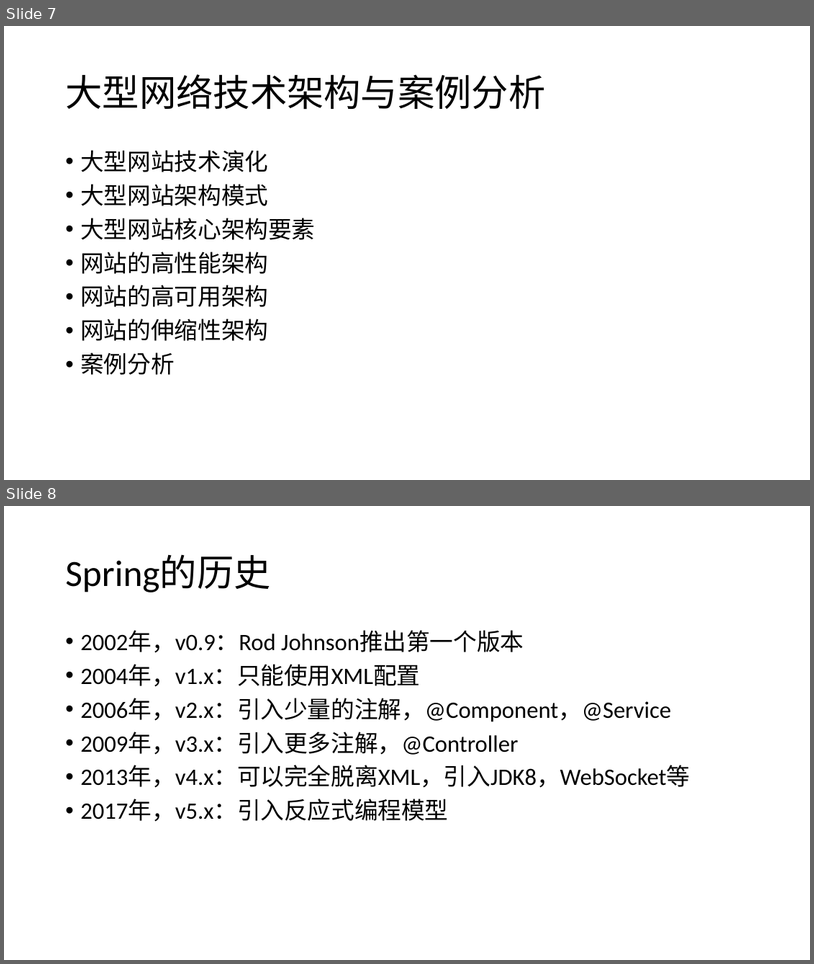
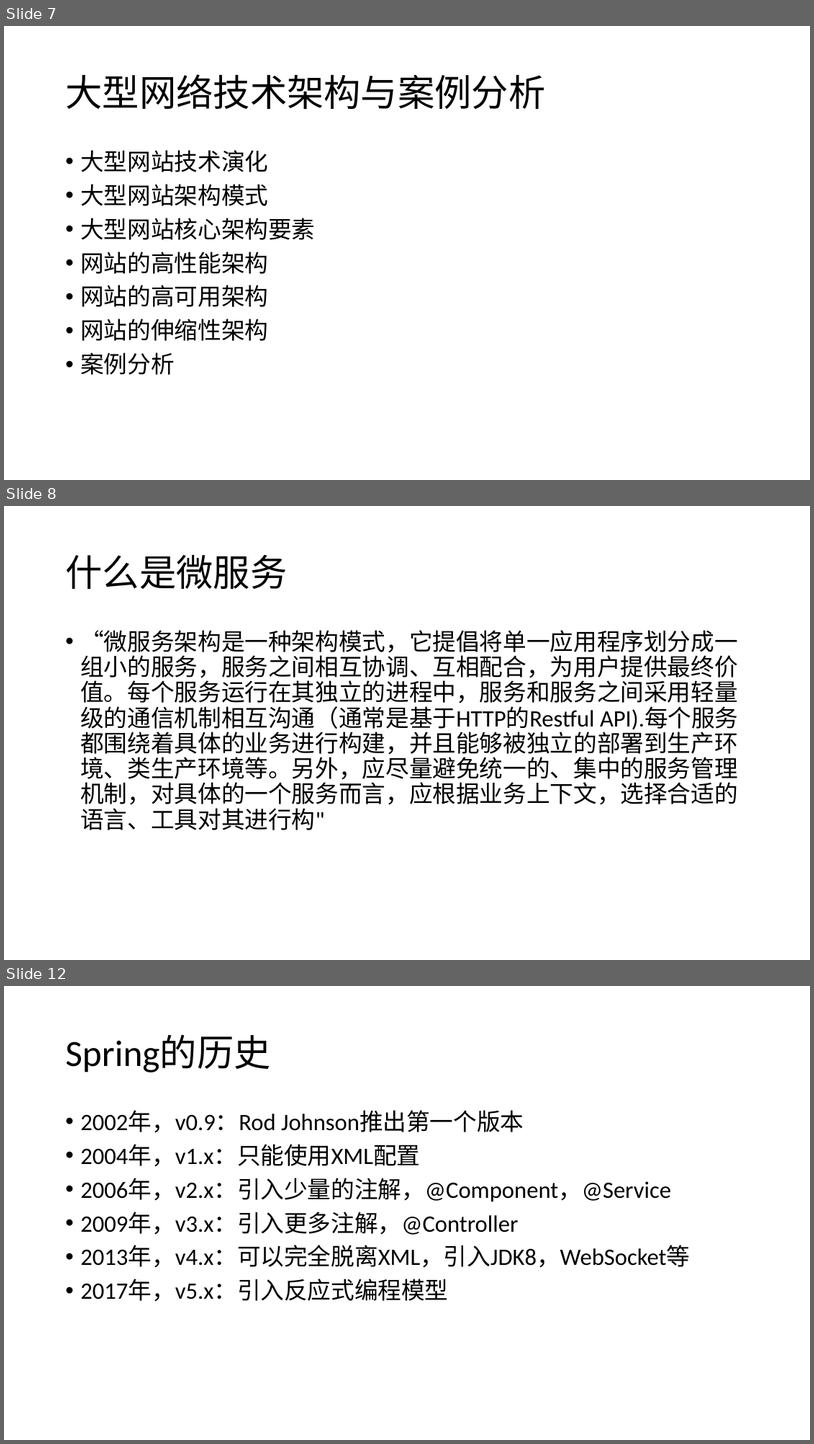
Before and after one commit to airuitian/MicroService, a slide deck: springboot/SpringBoot-1.pptx. Shown one above the other, each under a label of ours: slides 7 and 8 before the commit, slides 7, 8 and 12 after it; the slides between them are not shown. The pictures are 814x964 and 814x1444 pixels, drawn with LibreOffice and Linux fonts; fonts in the diff are those of the drawing. Boxes give left, top, right and bottom in pixels: in the first picture for what was removed or moved away, otherwise in the second. Text is boxed around its words. In the diff, an @@ line names an element or a change of style, - is before the commit and + after.

```diff
--- a/springboot/SpringBoot-1.pptx
+++ b/springboot/SpringBoot-1.pptx
@@ slide 8 added at bbox=[4, 506, 810, 960], background #FFFFFF @@
@@ title added at bbox=[65, 555, 287, 589], 44 pt, text #000000 @@
+什么是微服务
@@ text added at bbox=[80, 630, 739, 830], 28 pt, text #000000 @@
+• “微服务架构是一种架构模式，它提倡将单一应用程序划分成一组小的服务，服务之间相互协调、互相配合，为用户提供最终价值。每个服务运行在其独立的进程中，服务和服务之间采用轻量级的通信机制相互沟通（通常是基于HTTP的Restful API).每个服务都围绕着具体的业务进行构建，并且能够被独立的部署到生产环境、类生产环境等。另外，应尽量避免统一的、集中的服务管理机制，对具体的一个服务而言，应根据业务上下文，选择合适的语言、工具对其进行构"
@@ what was slide 8 is now slide 12 @@
```
Also in this commit, not shown: 5 slides changed, 7 other slides added, 12 other files.
